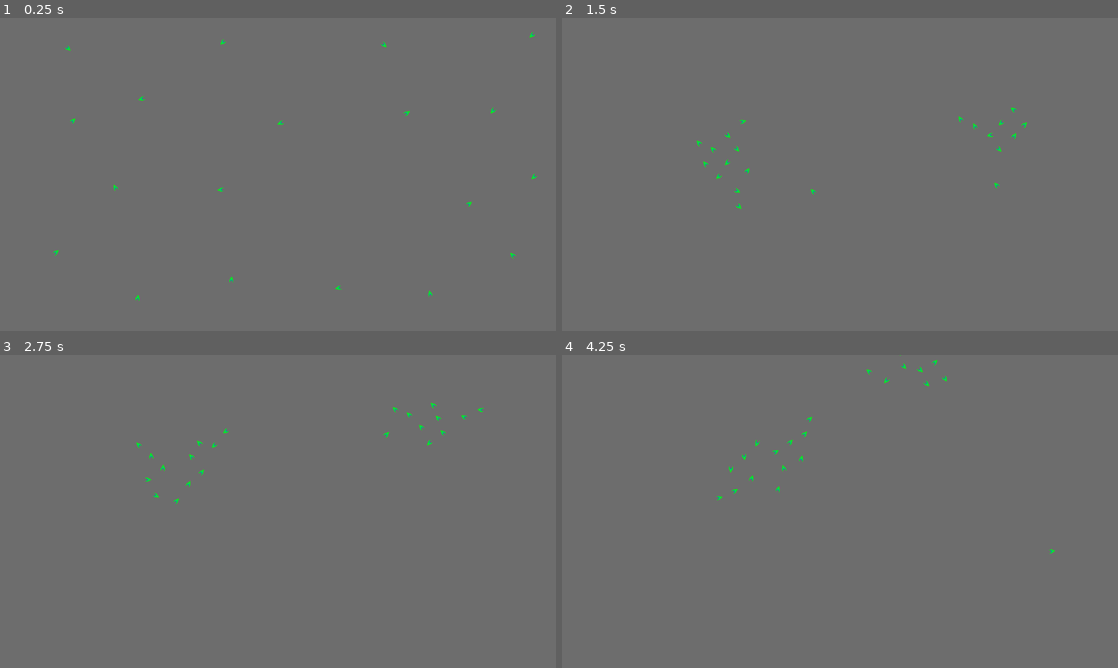
Above: before the commit, frames 1-4 (two rows, left to right).
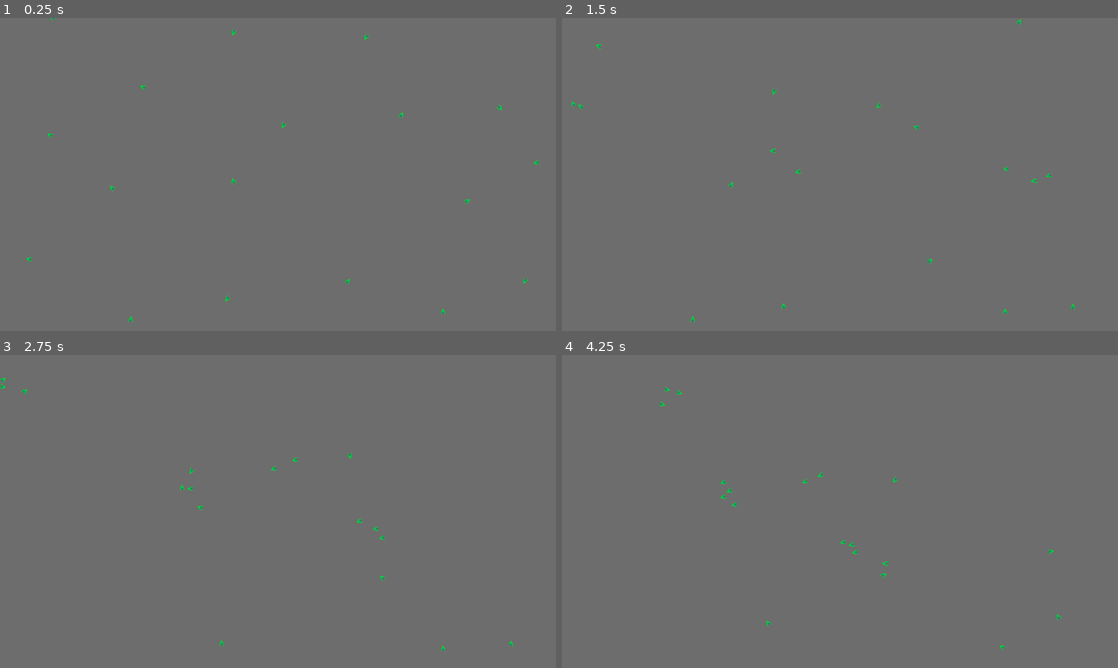
Above: after the commit, the same moments.

Repository: JarWarren/Boids
Game: Godot game, scene res://Scene2d.tscn
The game is run twice, just before and just after one commit, with the same random seed, the same clock (stepped at 60 frames per second) and the same inputs.
Inputs (mouse positions are in pixels of both pictures, inside the frame that each line leads up to):
- Up to frame 1 (0.25 s): no input
- Up to frame 2 (1.5 s): move the mouse to (962, 158) at 0.52 s; click (962, 158) at 0.6 s; move the mouse to (728, 190) at 1.27 s; click (728, 190) at 1.35 s
- Up to frame 3 (2.75 s): move the mouse to (333, 442) at 2.02 s; click (333, 442) at 2.1 s
- Up to frame 4 (4.25 s): move the mouse to (812, 574) at 2.77 s; click (812, 574) at 2.85 s; move the mouse to (1006, 558) at 3.52 s; click (1006, 558) at 3.6 s

The runs differ from the first frame. In frame 1, 0.3% of the frame differs, in the area x 4-97%, y 0-98%; in frame 2, 0.4%; in frame 3, 0.4%; in frame 4, 0.4%, in the area x 17-90%, y 0-95%.

Commit message:
perching

Diff:
--- a/Boid2D.gd
+++ b/Boid2D.gd
@@ -1,41 +1,69 @@
 extends Area2D
 
 const MAX_SPEED = 3
+const BOUNDARY_REPULSION = 0.05
 var velocity = Vector2(randf_range(-MAX_SPEED, MAX_SPEED), randf_range(-MAX_SPEED, MAX_SPEED))
 var local_boids = []
+var perch_timer = 0
+var recently_perched = false
 
-func _ready():
-	rotation = velocity.normalized().angle()
 
-func _process(_delta):
+func _process(delta):
+	# perched
+	if perch_timer >= 0:
+		perch_timer -= 1
+		return
+
+	# should perch
+	if position.y > 596 && !recently_perched:
+		perch_timer = randi_range(64, 256)
+		rotation = -1.5708
+		recently_perched = true
+		velocity.y = -velocity.y
+		return
+
+	# alone - moving in the same direction
 	if local_boids.size() == 0:
 		position += velocity
+		rotation = velocity.normalized().angle()
 		return
-	var cohesion = Vector2.ZERO
-	var separation = Vector2.ZERO
-	var alignment = Vector2.ZERO
+
+
+	# out of bounds - gently redirect into the viewport
+	if position.x < 50:
+		velocity.x += BOUNDARY_REPULSION
+	elif position.x > 974:
+		velocity.x -= BOUNDARY_REPULSION
+	if position.y < 50:
+		velocity.y += BOUNDARY_REPULSION
+	elif position.y > 550:
+		velocity.y -= BOUNDARY_REPULSION
+	else:
+		recently_perched = false
+
+	# placeholders for the 3 rules
+	var cohesion = Vector2.ZERO # gravitate towards other boids
+	var separation = Vector2.ZERO # don't collide
+	var alignment = Vector2.ZERO # steer to match their direction
+
+	# each of the rules is influenced by boids in the vicinity
 	for boid in local_boids:
 		cohesion += boid.position
 		alignment += boid.velocity
-		if position.distance_to(boid.position) < 32:
+		if position.distance_to(boid.position) < 16:
 			separation -= boid.position - position
 	cohesion /= local_boids.size()
 	cohesion -= position
 	cohesion /= 128
 	alignment /= local_boids.size()
 	alignment -= velocity
-	alignment /= 32
-	velocity += cohesion + separation + alignment
-	if position.x < 0:
-		velocity.x += 1
-	elif position.x > 1024:
-		velocity.x -= 1
-	if position.y < 0:
-		velocity.y += 1
-	elif position.y > 600:
-		velocity.y -= 1
+	velocity += (cohesion + separation + alignment) * delta
+
+	# prevent boid from moving arbitrarily fast
 	velocity.x = clamp(velocity.x, -MAX_SPEED, MAX_SPEED)
 	velocity.y = clamp(velocity.y, -MAX_SPEED, MAX_SPEED)
+
+	# update position and rotation
 	position += velocity
 	rotation = velocity.normalized().angle()
 
--- a/Boid2D.tscn
+++ b/Boid2D.tscn
@@ -4,7 +4,7 @@
 [ext_resource type="Script" path="res://Boid2D.gd" id="2_i1hcn"]
 
 [sub_resource type="CircleShape2D" id="CircleShape2D_6kr3i"]
-radius = 120.004
+radius = 64.0
 
 [node name="Boid2D" type="Area2D"]
 texture_filter = 1
--- a/Rules.gd
+++ b/Rules.gd
@@ -1,5 +1,6 @@
 extends Node
 
-var is_avoidance_enabled = false
 var is_cohesion_enabled = false
+var is_separation_enabled = false
 var is_alignment_enabled = false
+var is_perching_enabled = false
--- a/project.godot
+++ b/project.godot
@@ -27,7 +27,7 @@
 
 click={
 "deadzone": 0.5,
-"events": [Object(InputEventMouseButton,"resource_local_to_s …(81 unchanged characters)… t_pressed":false,"shift_pressed":false,"meta_pressed":false,"command_pressed":false, …(161 unchanged characters)…
+"events": [Object(InputEventMouseButton,"resource_local_to_s …(81 unchanged characters)… t_pressed":false,"shift_pressed":false,"ctrl_pressed":false,"command_pressed":false, …(161 unchanged characters)…
 ]
 }
 
Binary file changed: boid.PNG
